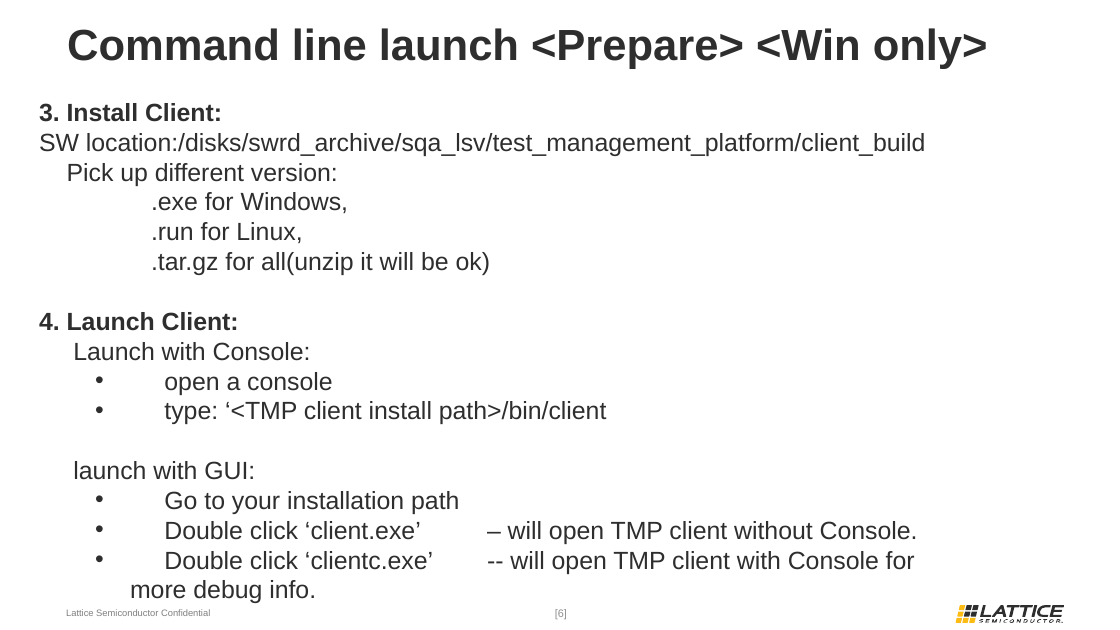
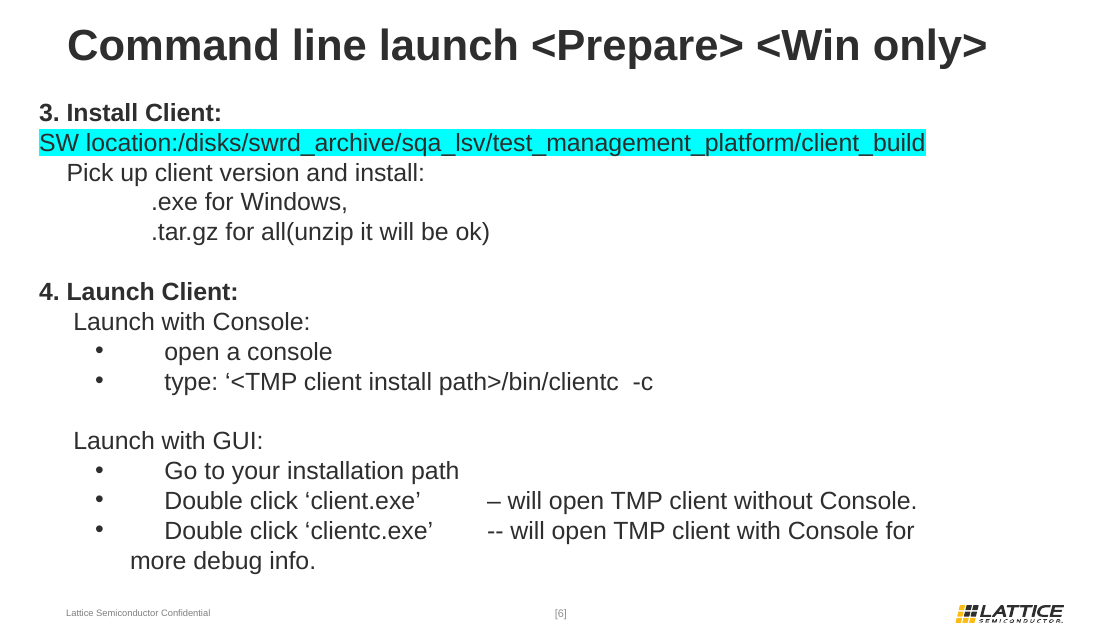
Before and after one commit to wanghengquan/repository, a slide deck: slide 6 of tmp_client/doc/TMP_EIT_suites/Local_EIT_run_LSV2.pptx. Drawn at 1120x630 pixels with LibreOffice and Linux fonts; fonts in the diff are those of the drawing; background and template pictures are left out. Boxes give left, top, right and bottom in pixels: in the first picture for what was removed or moved away, otherwise in the second. Text is boxed around its words. In the diff, an @@ line names an element or a change of style, - is before the commit and + after.

```diff
--- a/tmp_client/doc/TMP_EIT_suites/Local_EIT_run_LSV2.pptx
+++ b/tmp_client/doc/TMP_EIT_suites/Local_EIT_run_LSV2.pptx
@@ text at (39, 133, 926, 157): highlight none to #00FFFF in "SW location:/disks/swrd_archive/sqa_lsv/test_management_plat ..." @@
@@ text at (67, 163, 425, 186): text changed @@
-Pick up different version:
+Pick up client version and install:
@@ text at (151, 222, 302, 243): paragraph removed @@
-.run for Linux,
@@ text at (73, 372, 654, 450): text changed @@
-  • type: ‘<TMP client install path>/bin/client
-launch with GUI:
+  • type: ‘<TMP client install path>/bin/clientc -c
+Launch with GUI:
```
Also in this commit, not shown: 3 other slides changed, 4 other files.
